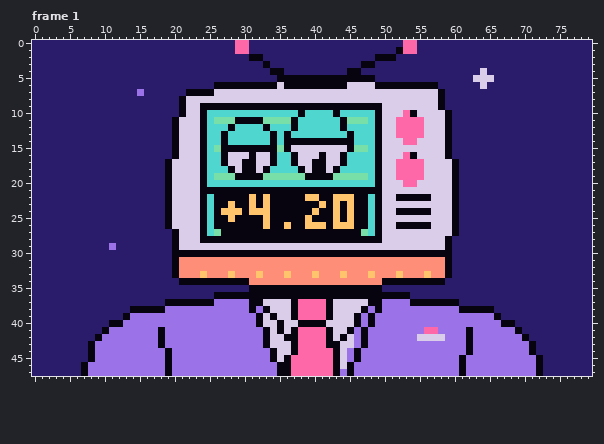
File history of a pixel-art file, art/office/faces/riffbot.aseprite. That is the earlier state.
80x48 pixels, 10 frames. Shown: frame 1. The commit also changed other frames, which this record leaves out.
Now the later version:
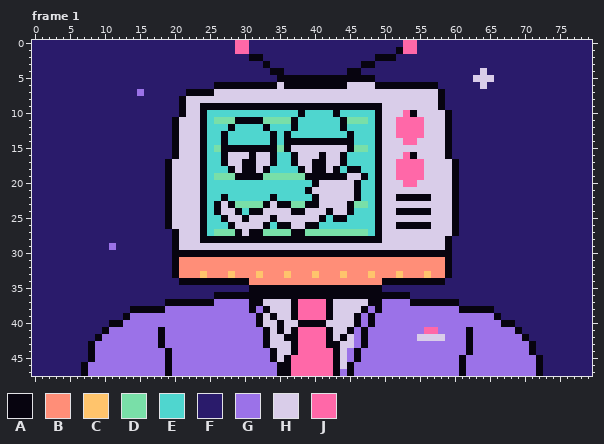
Palette (. is transparent): A #07040f  B #ff8e78  C #ffc46c  D #79dfa8  E #4fd6cf  F #2a1b6b  G #9b72e8  H #d9cde9  J #ff68a8
Diff:
Changed rows in their new state; - is an unchanged pixel.
Frame 1, layer "mouth":
first column x 25:
18 --------------------AA--
19 ------------------AAHHA-
20 ---------------AHHHHHA--
21 EEEEEEEEEEEEEE-HHHHHH-EE
22 -E-EEEEEE-EEEEEAHHHHH-E-
23 --HADDDDAH--DD--HHHHADD-
24 --HHAEAAHHHH--HHH-HHAEE-
25 -E-HH-HHH-HHHHHH-EA-EEE-
26 -EE-HHHHAE-AHHAAEEEEEEE-
27 --DD-H--DDDD--DDDDDDDD--
Boxes around the changes in both pictures, in picture pixels (x1, y1, x2, y2):
changed: (207, 166, 375, 236)
